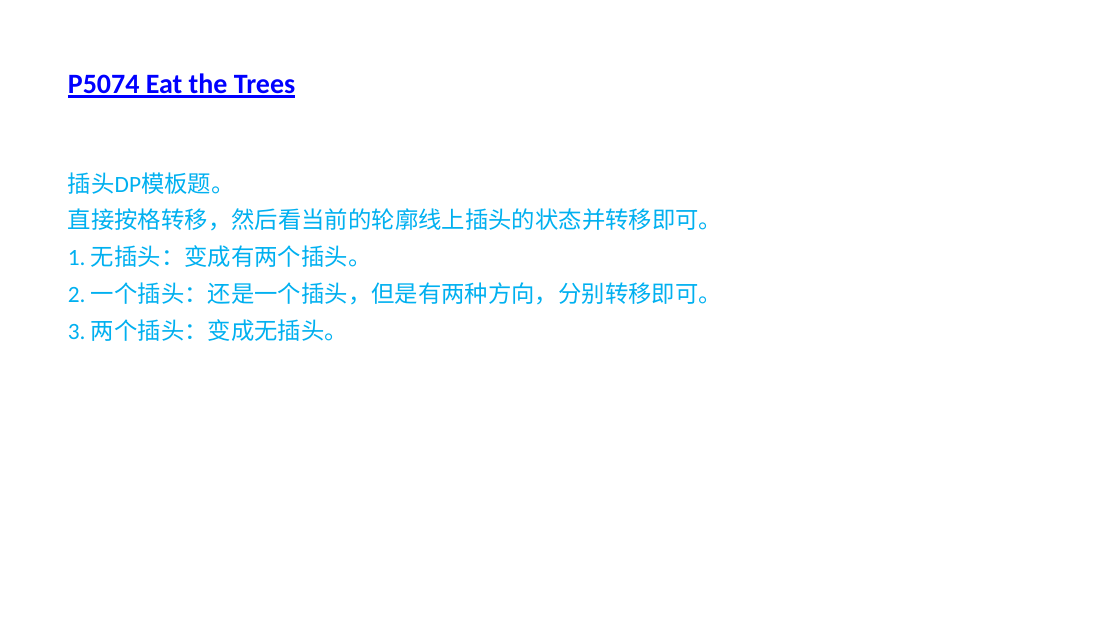
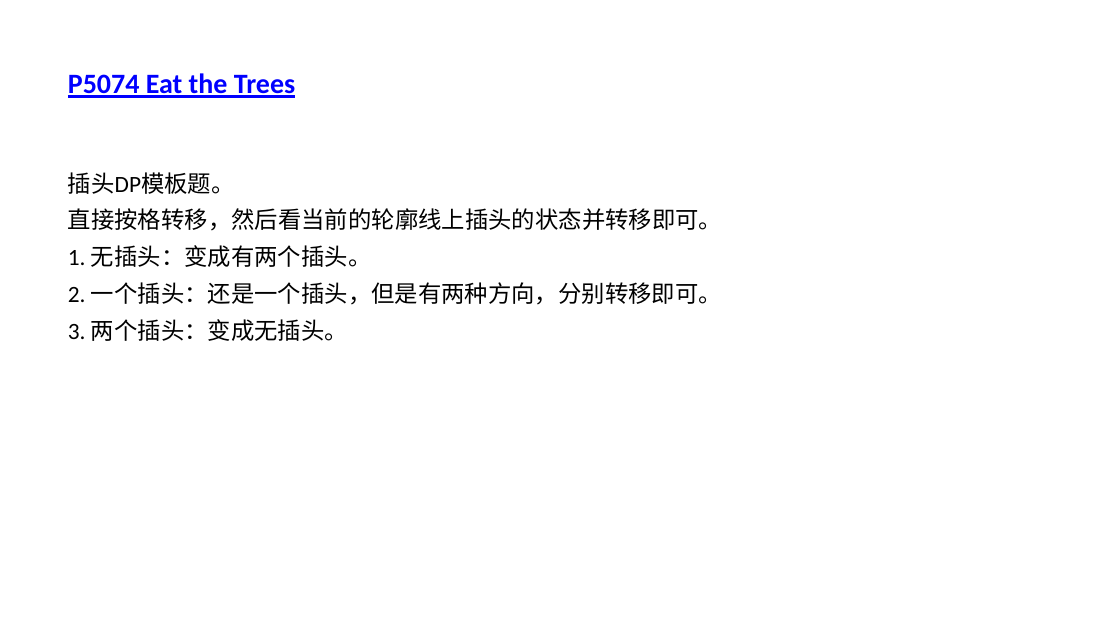
Before and after one commit to CJOI2026/CJOI2026, a slide deck: slide 11 of 2025上自主学习/Tree&DP-wjh.pptx. Drawn at 1120x630 pixels with LibreOffice and Linux fonts; fonts in the diff are those of the drawing; background and template pictures are left out. Boxes give left, top, right and bottom in pixels: in the first picture for what was removed or moved away, otherwise in the second. Text is boxed around its words. In the diff, an @@ line names an element or a change of style, - is before the commit and + after.

```diff
--- a/2025上自主学习/Tree&DP-wjh.pptx
+++ b/2025上自主学习/Tree&DP-wjh.pptx
@@ text "插头DP模板题。" at [68, 172, 722, 341]: text colour #00B0F0 to #000000 @@
```
Also in this commit, not shown: 12 other slides changed.
